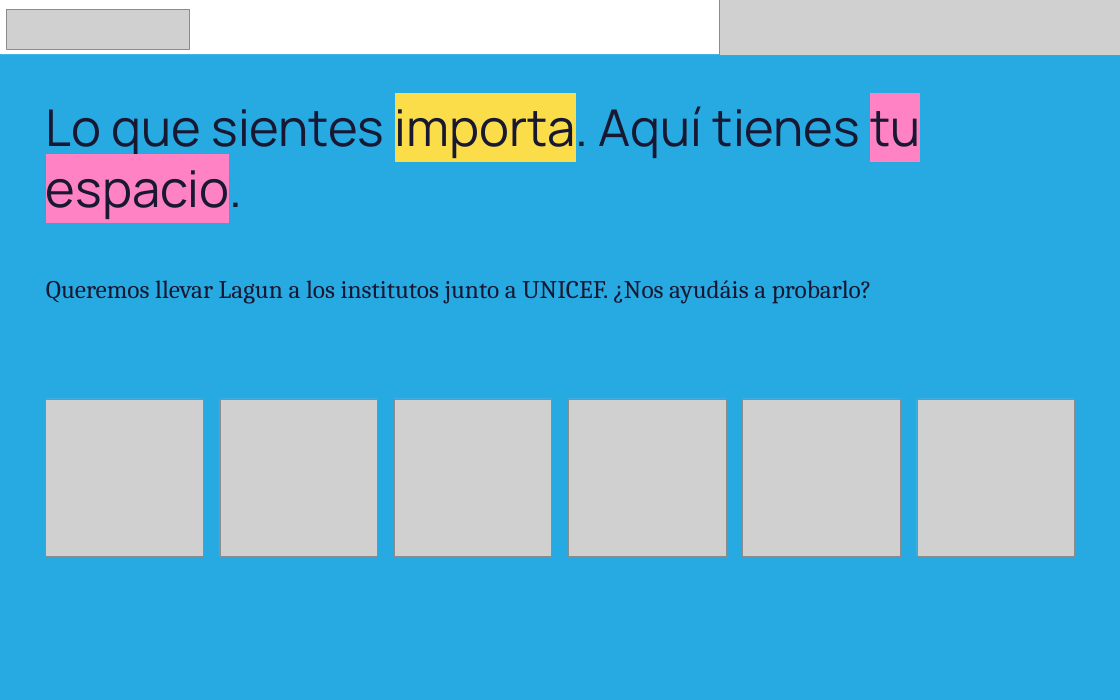
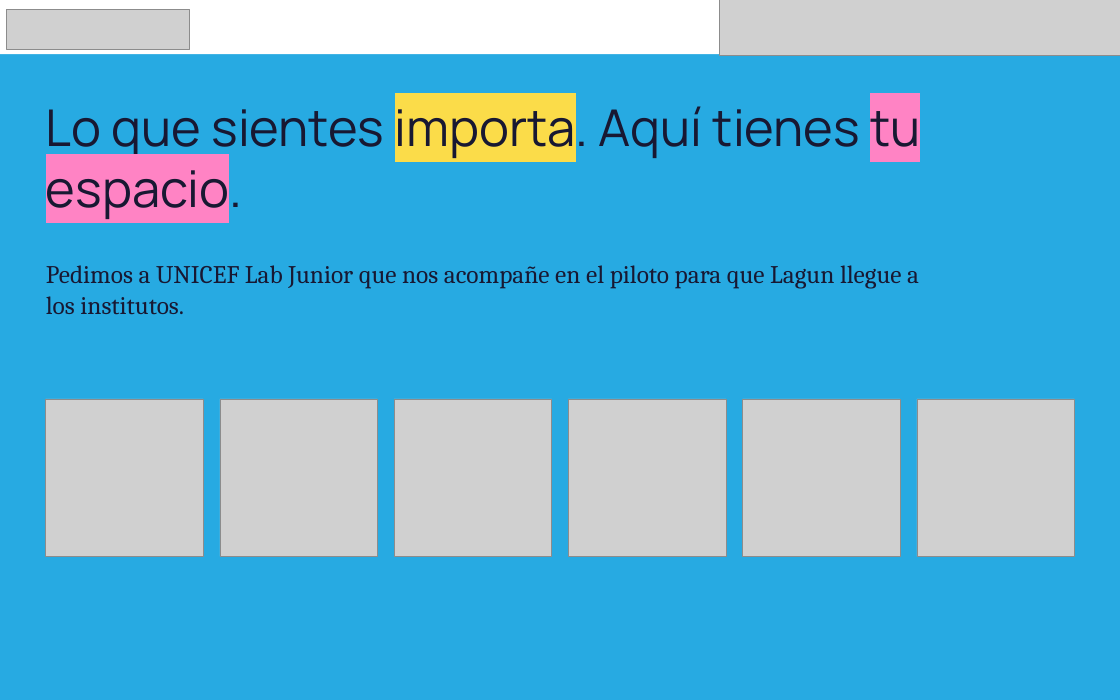
Before and after one commit to pertx1/Lagun, a slide deck: slide 14 of presentacion/Lagun-UNICEF-Lab-Junior.pptx (slide 12 before the commit). Drawn at 1120x700 pixels with LibreOffice and Linux fonts; fonts in the diff are those of the drawing; grey boxes stand for pictures. Boxes give left, top, right and bottom in pixels: in the first picture for what was removed or moved away, otherwise in the second. Text is boxed around its words. In the diff, an @@ line names an element or a change of style, - is before the commit and + after.

```diff
--- a/presentacion/Lagun-UNICEF-Lab-Junior.pptx
+++ b/presentacion/Lagun-UNICEF-Lab-Junior.pptx
@@ text at [46,265,919,315]: text changed @@
-Queremos llevar Lagun a los institutos junto a UNICEF. ¿Nos ayudáis a probarlo?
+Pedimos a UNICEF Lab Junior que nos acompañe en el piloto para que Lagun llegue a los institutos.
```
Also in this commit, not shown: 7 other slides changed, 2 slides added.
